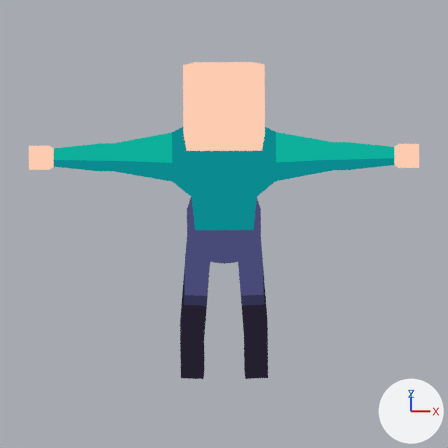
Before and after pictures for a commit that changed the Blender file bleed-client/blender/Man-Handgun.blend.
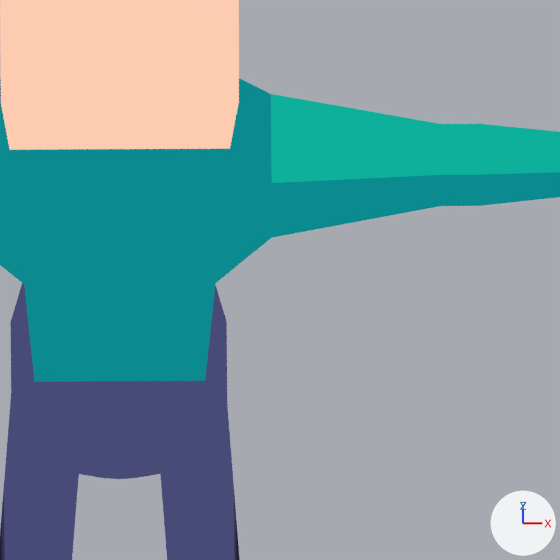
Each version appears first from the file's camera 'Camera', and next in a close-up on the part from 41% to 84% of the width and 22% to 65% of the height. Every picture has the same lights, and +X, +Y and +Z are marked at lower right.

In view in the first close-up: 'Character'.
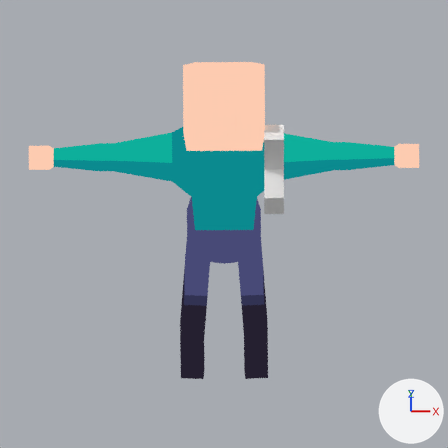
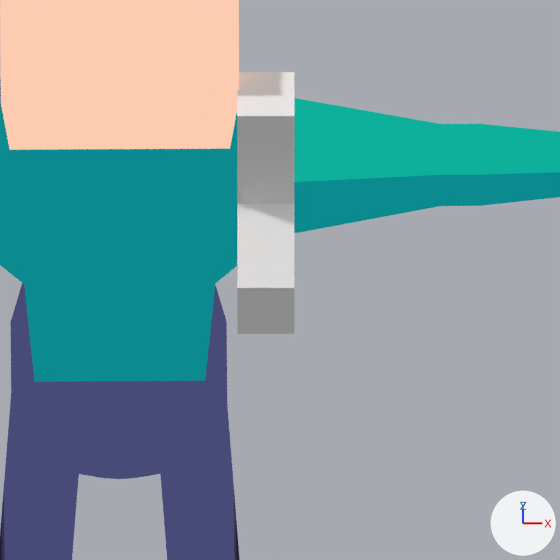
What differs and where, as boxes (x1, y1, x2, y2) in the close-ups (560 x 560 px):
'Handgun', shown
    after: (237, 72, 294, 334)

Patch to the scene script:
```diff
--- a/bleed-client/blender/Man-Handgun.blend.py
+++ b/bleed-client/blender/Man-Handgun.blend.py
@@ ob_handgun @@
 ob_handgun = bpy.data.objects.new('Handgun', me_cube_002)
-ob_handgun.location = (0.2108, 0.0078, 0.4886)
-ob_handgun.rotation_euler = (0.0101, 0.0, 0.0)  # degrees (0.6, 0, 0)
+ob_handgun.location = (0.3092, -0.0302, 0.2053)
+ob_handgun.rotation_euler = (-1.478, 0.0, 0.0)  # degrees (-85, 0, 0)
 ob_handgun.scale = (0.0174, 0.127, 0.0174)
-ob_handgun.hide_render = True
```
